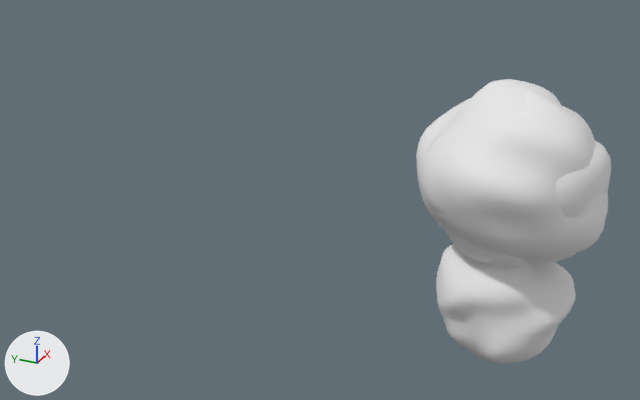
The FBX model My project/Assets/arbres.fbx as it was, and as the next commit left it.
One viewpoint serves both versions: a camera (50 mm lens) standing at (-32.4, -6.2, 19.1) and looking at (0.2, 8.5, 2.8). Lighting does not change. The marker at lower left points along +X, +Y and +Z. Where no turn or scale is listed for an object, it has been applied to the vertices.

Script lines for the objects in view, before the commit:
```python
me_sphere_003 = bpy.data.meshes.new('Sphere.003')
me_sphere_003.from_pydata(...)  # 1106 vertices, 1152 faces; spans x -2.49..2.29, y -2.35..2.21, z -2.06..2.03
me_sphere_003.materials.append(mat_feuilles)  # white #e7e7e7
me_sphere_004 = bpy.data.meshes.new('Sphere.004')
me_sphere_004.from_pydata(...)  # 1106 vertices, 1152 faces; spans x -3.36..2.97, y -3.5..3.55, z -3.44..3.92
me_sphere_004.materials.append(mat_feuilles)  # white #e7e7e7
me_sphere_005 = bpy.data.meshes.new('Sphere.005')
me_sphere_005.from_pydata(...)  # 1106 vertices, 1152 faces; spans x -3.89..3.57, y -3.64..3.93, z -3.35..3.62
me_sphere_005.materials.append(mat_feuilles)  # white #e7e7e7
me_sphere_006 = bpy.data.meshes.new('Sphere.006')
me_sphere_006.from_pydata(...)  # 1106 vertices, 1152 faces; spans x -2.49..3.19, y -2.83..2.97, z -2.72..2.64
me_sphere_006.materials.append(mat_feuilles)  # white #e7e7e7
ob_buisson = bpy.data.objects.new('Buisson', me_sphere_006)
ob_buisson.location = (0.0, 0.0, 0.0)
ob_feuille_1 = bpy.data.objects.new('Feuille 1', me_sphere_005)
ob_feuille_1.location = (0.0, 0.0, 5.4)
ob_feuilles_2 = bpy.data.objects.new('Feuilles 2', me_sphere_004)
ob_feuilles_2.location = (0.0, 0.0, 5.23)
ob_petites_feuilles = bpy.data.objects.new('Petites feuilles', me_sphere_003)
ob_petites_feuilles.location = (0.0, 0.0, 3.6)
```
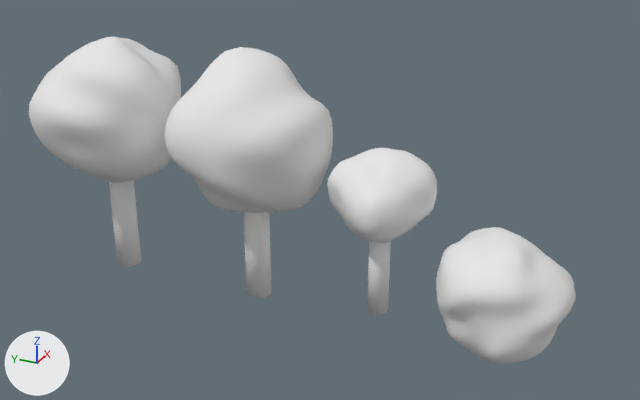
The newer file is also turned or shifted as a whole; pictures and numbers use the older file's frame.

The change, as a list of edits to the scene's bpy script:
```text
Add me_cylinder_001_1:
    me_cylinder_001_1.from_pydata(...)  # 1202 vertices, 1218 faces; spans x -2.49..2.29, y -2.35..2.21, z -1.95..5.63
    # faces by material slot: [1152, 66]
    me_cylinder_001_1.materials.append(mat_feuilles)  # white #e7e7e7
    me_cylinder_001_1.materials.append(mat_tronc)  # white #e7e7e7
Add me_sphere_005_1:
    me_sphere_005_1.from_pydata(...)  # 1202 vertices, 1218 faces; spans x -3.89..3.57, y -3.64..3.93, z -7.9..3.62
    # faces by material slot: [1152, 66]
    me_sphere_005_1.materials.append(mat_feuilles)  # white #e7e7e7
    me_sphere_005_1.materials.append(mat_tronc)  # white #e7e7e7
Add me_cylinder_002_1:
    me_cylinder_002_1.from_pydata(...)  # 1202 vertices, 1218 faces; spans x -3.36..2.97, y -3.5..3.55, z -2.5..9.15
    # faces by material slot: [1152, 66]
    me_cylinder_002_1.materials.append(mat_feuilles)  # white #e7e7e7
    me_cylinder_002_1.materials.append(mat_tronc)  # white #e7e7e7
Remove ob_petites_feuilles:
    ob_petites_feuilles = bpy.data.objects.new('Petites feuilles', me_sphere_003)
    ob_petites_feuilles.location = (0.0, 0.0, 3.6)
Remove ob_feuilles_2:
    ob_feuilles_2 = bpy.data.objects.new('Feuilles 2', me_sphere_004)
    ob_feuilles_2.location = (0.0, 0.0, 5.23)
Remove ob_feuille_1:
    ob_feuille_1 = bpy.data.objects.new('Feuille 1', me_sphere_005)
    ob_feuille_1.location = (0.0, 0.0, 5.4)
Add ob_petit_arbre:
    ob_petit_arbre = bpy.data.objects.new('Petit arbre', me_cylinder_001_1)
    ob_petit_arbre.location = (0.0, 5.54, 0.0)
Add ob_arbre_1:
    ob_arbre_1 = bpy.data.objects.new('Arbre 1', me_sphere_005_1)
    ob_arbre_1.location = (0.0, 19.01, 5.4)
Add ob_arbre_2:
    ob_arbre_2 = bpy.data.objects.new('Arbre 2', me_cylinder_002_1)
    ob_arbre_2.location = (0.0, 11.58, 0.0)
```

What differs and where, as boxes [x1, y1, x2, y2] in the pictures (640 x 400 px):
'Arbre 2', added
    after: [164, 47, 333, 298]
    faces in mat_feuilles (white #e7e7e7): [164, 47, 333, 213]
    faces in mat_tronc (white #e7e7e7): [243, 212, 272, 298]
'Feuille 1', deleted
    before: [416, 90, 608, 261]
'Arbre 1', added
    after: [29, 37, 181, 267]
    faces in mat_feuilles (white #e7e7e7): [29, 37, 181, 183]
    faces in mat_tronc (white #e7e7e7): [109, 180, 141, 267]
'Petit arbre', added
    after: [327, 148, 437, 314]
    faces in mat_feuilles (white #e7e7e7): [327, 148, 437, 243]
    faces in mat_tronc (white #e7e7e7): [367, 241, 391, 314]
'Feuilles 2', deleted
    before: [420, 79, 611, 263]
'Petites feuilles', deleted
    before: [489, 252, 528, 269]
